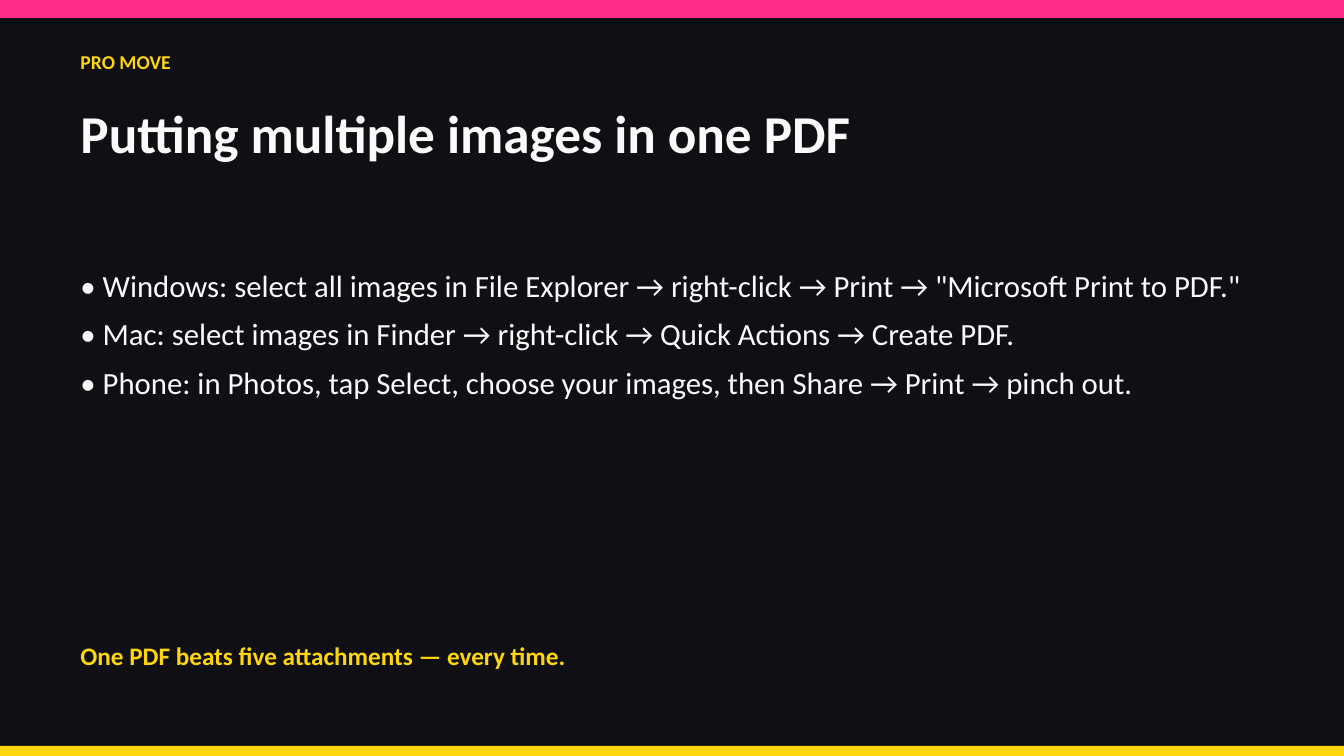
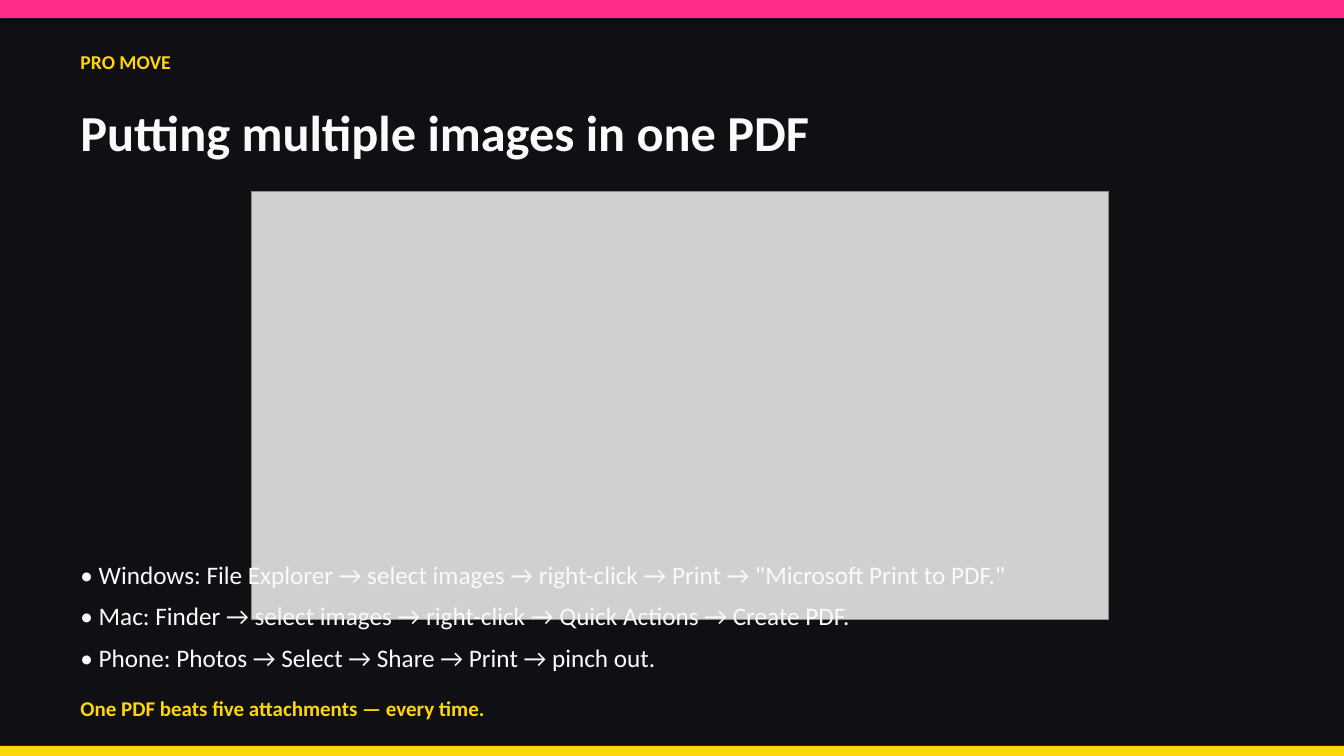
Before and after one commit to brookehoward2008-droid/babbled-wear, a slide deck: slide 8 of Save-Images-as-PDF-Using-Print.pptx. Drawn at 1344x756 pixels with LibreOffice and Linux fonts; fonts in the diff are those of the drawing; grey boxes stand for pictures. Boxes give left, top, right and bottom in pixels: in the first picture for what was removed or moved away, otherwise in the second. Text is boxed around its words. In the diff, an @@ line names an element or a change of style, - is before the commit and + after.

```diff
--- a/Save-Images-as-PDF-Using-Print.pptx
+++ b/Save-Images-as-PDF-Using-Print.pptx
@@ text "Putting multiple images in one ..." at (80,115,809,160): size 38 to 36 pt @@
@@ picture added at (252,192,1109,620) @@
@@ text at (99,564,1005,671): text changed; size 22 to 18 pt @@
-• Windows: select all images in File Explorer → right-click → Print → "Microsoft Print to PDF."
-• Mac: select images in Finder → right-click → Quick Actions → Create PDF.
-• Phone: in Photos, tap Select, choose your images, then Share → Print → pinch out.
+• Windows: File Explorer → select images → right-click → Print → "Microsoft Print to PDF."
+• Mac: Finder → select images → right-click → Quick Actions → Create PDF.
+• Phone: Photos → Select → Share → Print → pinch out.
@@ text "One PDF beats five attachments ...": place and size @@
-text "One PDF beats five attachments ..." at (80,647,566,669)
+text "One PDF beats five attachments ..." at (80,701,485,720)
@@ text "One PDF beats five attachments ..." at (80,701,485,720): size 18 to 15 pt @@
```
Also in this commit, not shown: 4 other slides changed, 14 other files.
